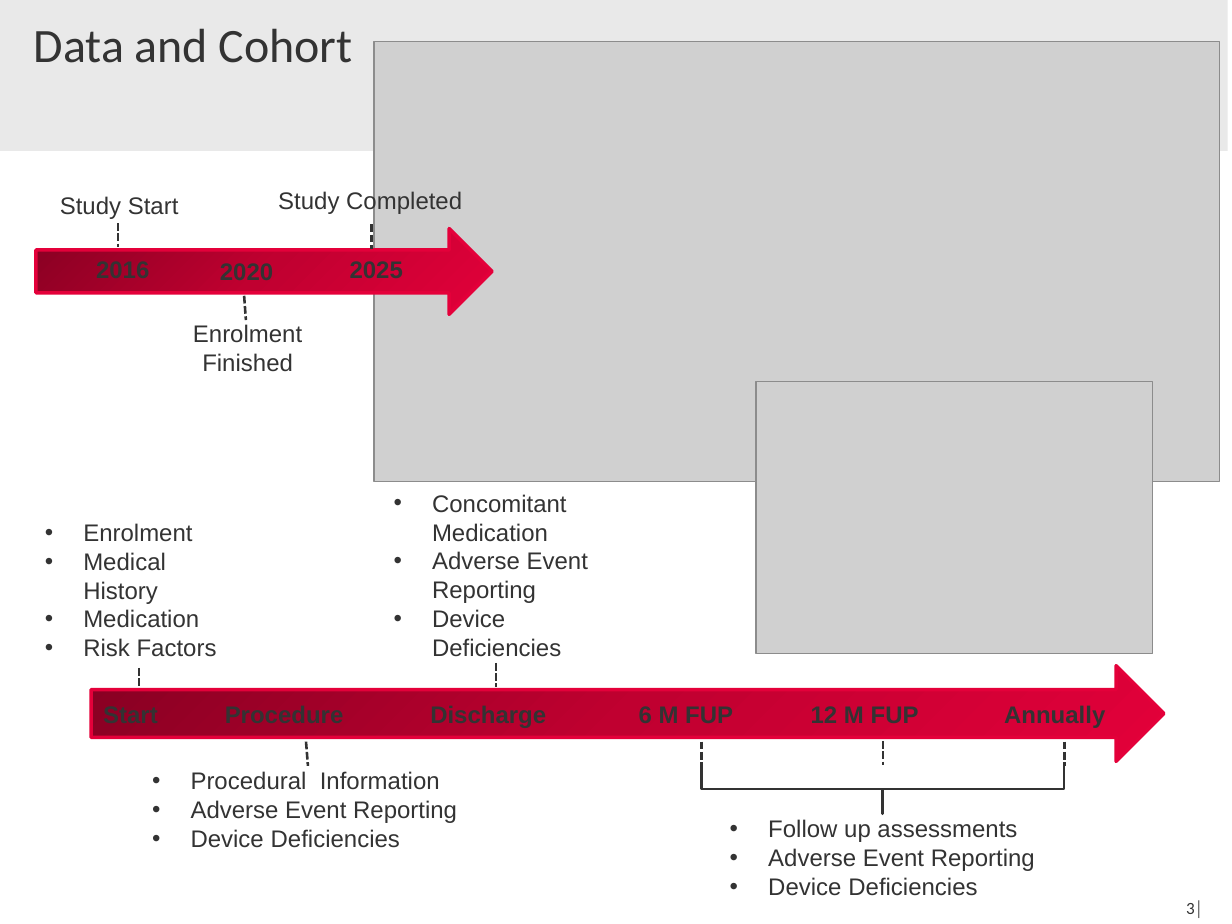
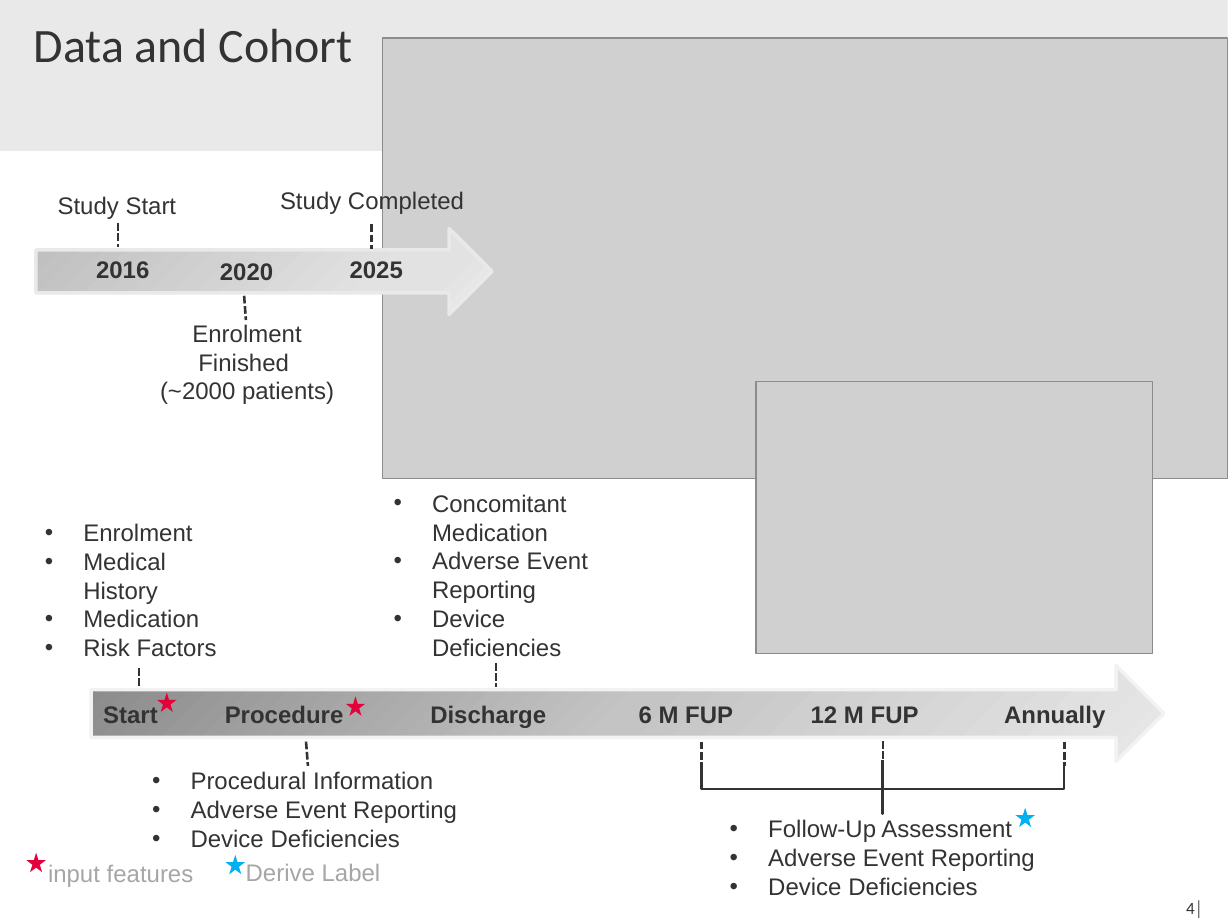
Before and after one commit to IceQueen1996/Masterarbeit, a slide deck: slide 4 of presentations/GroupDay_Introduction_Elly.pptx (slide 3 before the commit). Drawn at 1232x924 pixels with LibreOffice and Linux fonts; fonts in the diff are those of the drawing; grey boxes stand for pictures. Boxes give left, top, right and bottom in pixels: in the first picture for what was removed or moved away, otherwise in the second. Text is boxed around its words. In the diff, an @@ line names an element or a change of style, - is before the commit and + after.

```diff
--- a/presentations/GroupDay_Introduction_Elly.pptx
+++ b/presentations/GroupDay_Introduction_Elly.pptx
@@ picture: place and size @@
-picture at [375, 42, 1220, 482]
+picture at [382, 38, 1227, 478]
@@ text "Study Start" at [58, 196, 177, 219]: alignment left to centre @@
@@ text "Study Completed" at [280, 190, 464, 215]: alignment left to centre @@
@@ right arrow at [36, 228, 492, 314]: fill gradient #870022 to #C00031 to #E4003A to gradient #BEBEBE to #E2E2E2 to #EBEBEB; outline #E4003A 2 pt to #E9E9E9 2 pt @@
@@ text "Enrolment Finished": place and size @@
-text "Enrolment Finished" at [193, 324, 302, 372]
+text "Enrolment Finished" at [160, 324, 334, 404]
@@ text at [160, 381, 334, 404]: paragraph added @@
+(~2000 patients)
@@ right arrow at [91, 665, 1164, 761]: fill gradient #870022 to #C00031 to #E4003A to gradient #8A8A8A to #C4C4C4 to #E9E9E9; outline #E4003A 2 pt to #F2F2F2 2 pt @@
@@ text added at [103, 706, 158, 723], 14 pt, text #333333, bold @@
+Start
@@ star added at [158, 692, 177, 712], fill #E4003A @@
@@ star added at [346, 696, 366, 716], fill #E4003A @@
@@ line added from (882, 760) to (882, 814), #333333 1.5 pt @@
@@ star added at [1015, 808, 1035, 828], fill #00B0F0 @@
@@ text at [768, 819, 1012, 842]: text changed @@
-• Follow up assessments
+• Follow-Up Assessment
@@ star added at [26, 853, 46, 872], fill #E4003A @@
@@ text added at [48, 865, 194, 887], 14 pt, text #A6A6A6 @@
+input features
@@ star added at [225, 855, 245, 875], fill #00B0F0 @@
@@ text added at [246, 864, 381, 881], 14 pt, text #A6A6A6 @@
+Derive Label
@@ page number at [1186, 900, 1203, 918]: text changed @@
-3│
+4│
```
Also in this commit, not shown: 2 other slides changed, 2 slides added, 1 slide removed.
